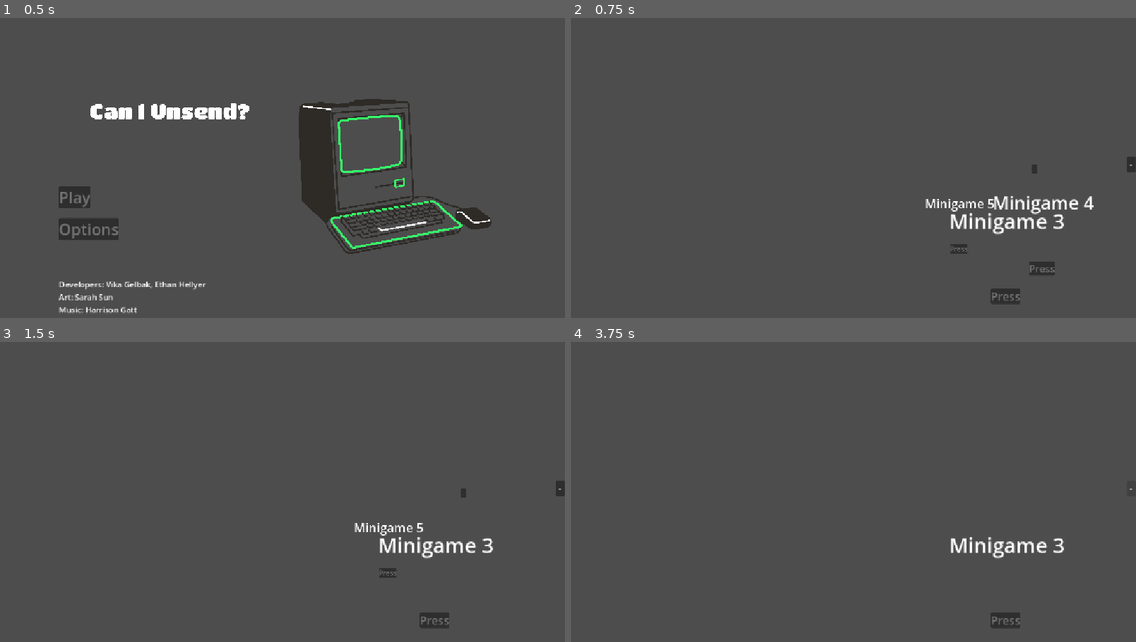
Above: before the commit, frames 1-4 (two rows, left to right).
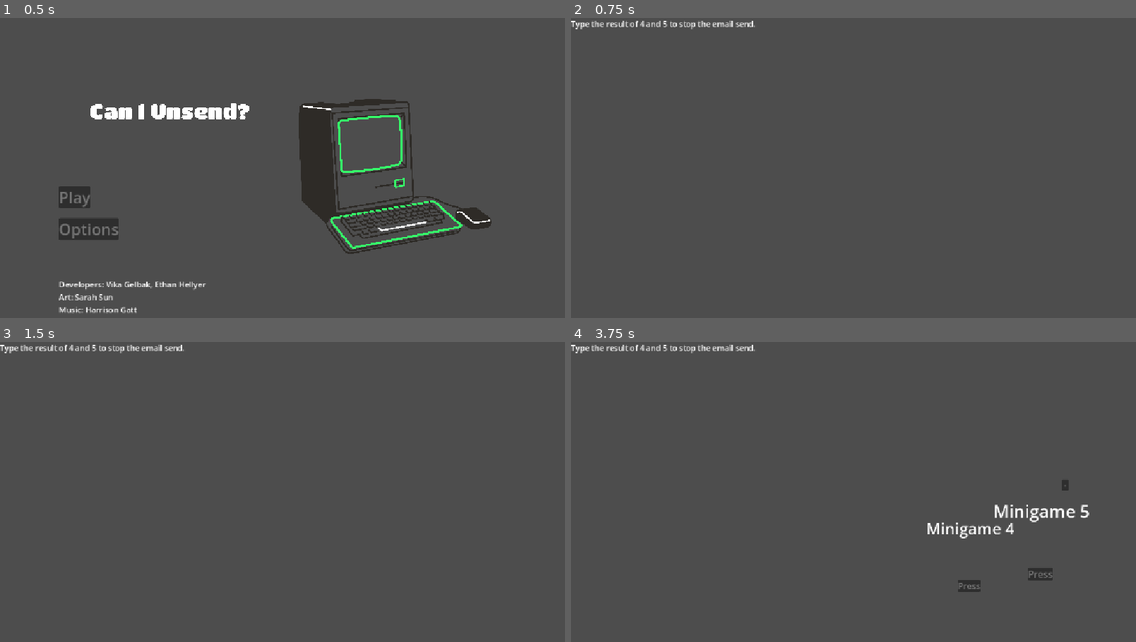
Above: after the commit, the same moments.

Repository: Vikociraptor/can_i_unsend
Game: Godot game, scene res://MainMenu.tscn
Same seed, same stepped clock (60 frames per second), same inputs: the game is played once before the commit and once after it.
Inputs (mouse positions are in pixels of both pictures, inside the frame that each line leads up to):
- Up to frame 1 (0.5 s): no input
- Up to frame 2 (0.75 s): click (644, 198) at 0.5 s
- Up to frame 3 (1.5 s): click (468, 594) at 1.27 s
- Up to frame 4 (3.75 s): click (1034, 492) at 2 s, where only the run before the commit has a clickable "-"; click (960, 573) at 2.77 s; click (1130, 489) at 3.5 s, where only the run before the commit has a clickable "-"

Frame 1 is identical in both runs. In frame 2, 2.0% of the frame differs, in the area x 0-100%, y 0-96%; in frame 3, 1.5%; in frame 4, 2.0%.

Commit message:
generate question text based on selected minigames

Diff:
--- a/MainGameLoop.tscn
+++ b/MainGameLoop.tscn
@@ -10,3 +10,8 @@
 [node name="MainGameLoop" type="Node2D" unique_id=682557079]
 script = ExtResource("1_v8d43")
 all_minigames = Array[PackedScene]([ExtResource("2_h46g1"), ExtResource("3_d1nqu"), ExtResource("4_5n4ns"), ExtResource("5_5n4ns"), ExtResource("6_e2yq2")])
+
+[node name="IntroLabel" type="Label" parent="." unique_id=72889644]
+offset_right = 40.0
+offset_bottom = 23.0
+text = "Type the result of x y z to stop the email send"
--- a/main_game_loop.gd
+++ b/main_game_loop.gd
@@ -1,10 +1,13 @@
 extends Node2D
 
 @export var all_minigames: Array[PackedScene] = []
-@export var minigame_count := 3
+@export var minigame_count := 2
 @export var base_size := Vector2(400, 300)
 @export var min_scale := 0.6
 @export var max_scale := 1.0
+@export var intro_duration := 3.0
+
+@onready var intro_label : Label = $IntroLabel
 
 var remaining := 0
 
@@ -14,12 +17,25 @@
 	selected.resize(minigame_count)
 	remaining = selected.size()
 
+	var minigames: Array[Node2D] = []
+	var names: Array[String] = []
 	for scene in selected:
-		spawn_minigame(scene)
+		var minigame := scene.instantiate() as Node2D
+		minigames.append(minigame)
+		names.append(minigame.display_name)
 
-func spawn_minigame(scene: PackedScene) -> void:
-	var minigame := scene.instantiate() as Node2D
+	names.shuffle()
+	intro_label.text = "Type the result of %s and %s to stop the email send." % [
+		", ".join(PackedStringArray(names.slice(0, -1))), names[-1]
+	]
+	intro_label.z_index = 10
 
+	await get_tree().create_timer(intro_duration).timeout
+
+	for minigame in minigames:
+		place_minigame(minigame)
+
+func place_minigame(minigame: Node2D) -> void:
 	var random_scale := randf_range(min_scale, max_scale)
 	minigame.scale = Vector2.ONE * random_scale
 
--- a/minigames/minigame.gd
+++ b/minigames/minigame.gd
@@ -1,6 +1,8 @@
 extends Node2D
 
 signal finished
+
+@export var display_name := "Minigame"
 
 @onready var button: Button = $Button/Button
 
--- a/minigames/minigame_1.tscn
+++ b/minigames/minigame_1.tscn
@@ -4,6 +4,7 @@
 
 [node name="Minigame1" type="Node2D" unique_id=553078582]
 script = ExtResource("1_3jprq")
+display_name = "1"
 
 [node name="CanvasLayer" type="Panel" parent="." unique_id=1009981089]
 custom_minimum_size = Vector2(400, 300)
--- a/minigames/minigame_2.tscn
+++ b/minigames/minigame_2.tscn
@@ -4,6 +4,7 @@
 
 [node name="Minigame1" type="Node2D" unique_id=553078582]
 script = ExtResource("1_igb0m")
+display_name = "2"
 
 [node name="Label" type="Label" parent="." unique_id=347976614]
 offset_left = 456.0
--- a/minigames/minigame_3.tscn
+++ b/minigames/minigame_3.tscn
@@ -4,6 +4,7 @@
 
 [node name="Minigame1" type="Node2D" unique_id=553078582]
 script = ExtResource("1_4jy3e")
+display_name = "3"
 
 [node name="Label" type="Label" parent="." unique_id=347976614]
 offset_left = 456.0
--- a/minigames/minigame_4.tscn
+++ b/minigames/minigame_4.tscn
@@ -4,6 +4,7 @@
 
 [node name="Minigame1" type="Node2D" unique_id=553078582]
 script = ExtResource("1_asnjd")
+display_name = "4"
 
 [node name="Label" type="Label" parent="." unique_id=347976614]
 offset_left = 456.0
--- a/minigames/minigame_5.tscn
+++ b/minigames/minigame_5.tscn
@@ -4,6 +4,7 @@
 
 [node name="Minigame1" type="Node2D" unique_id=553078582]
 script = ExtResource("1_qjdbl")
+display_name = "5"
 
 [node name="Label" type="Label" parent="." unique_id=347976614]
 offset_left = 456.0
